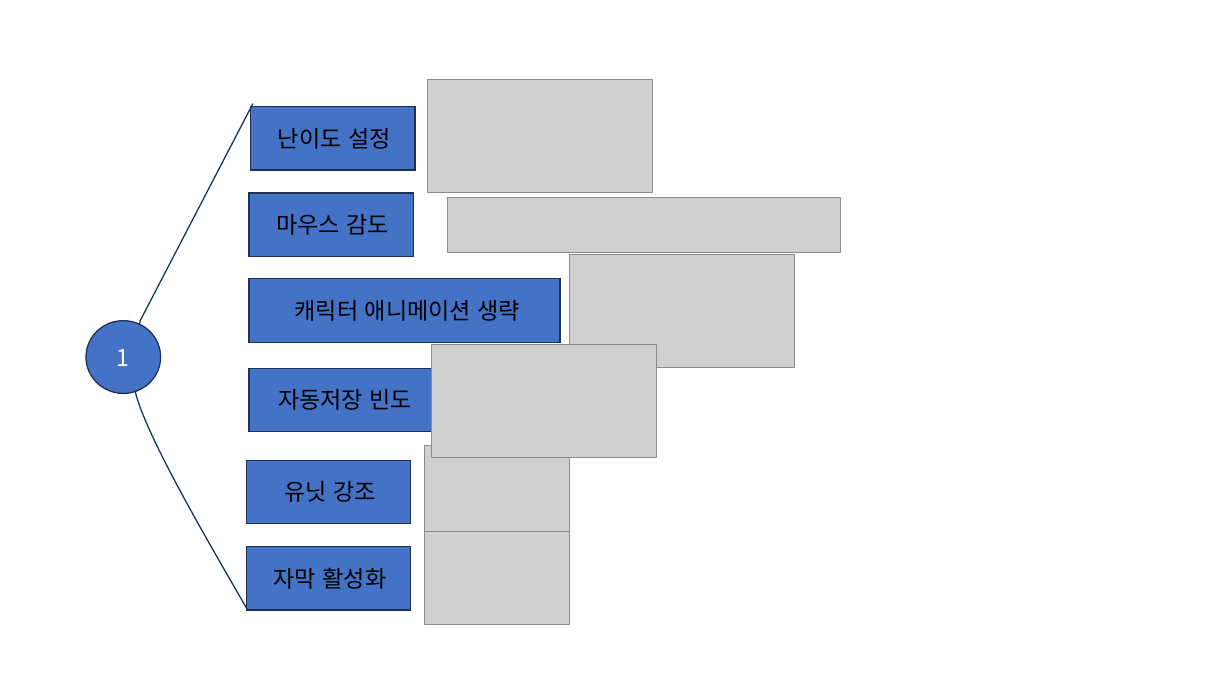
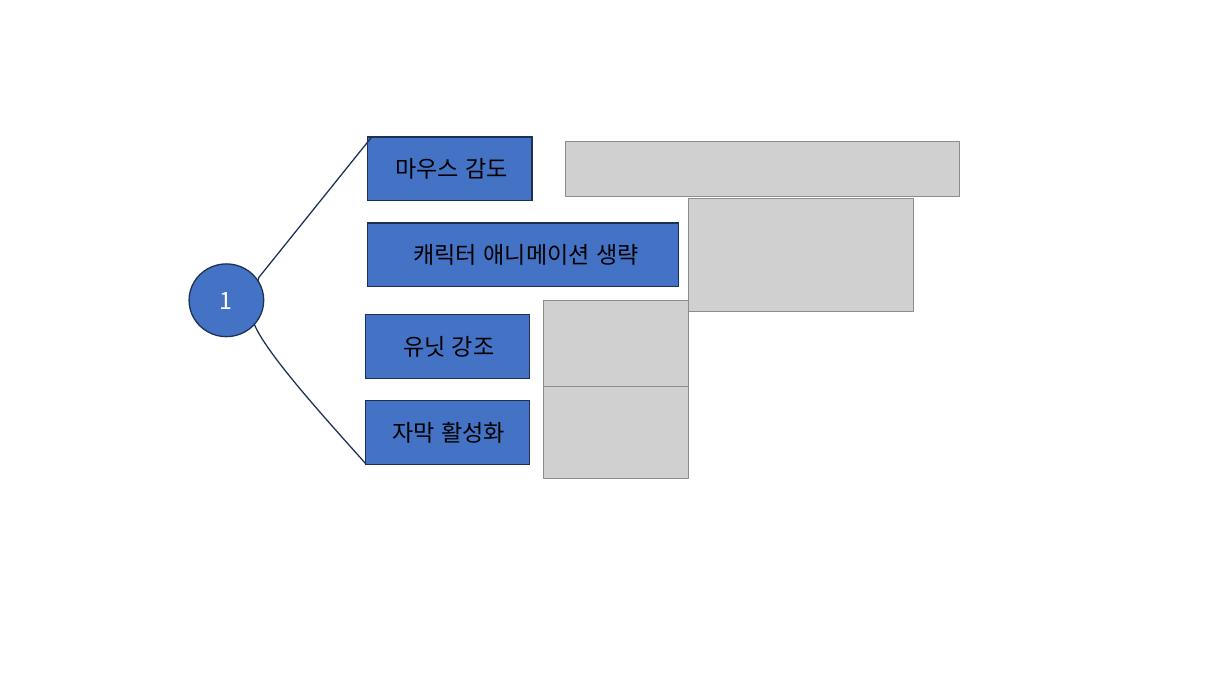
Before and after one commit to FChaGD/Project-is-FCha-Document, a slide deck: slide 1 of 시스템 기획/아웃배틀 옵션/자료/게임 플레이.pptx. Drawn at 1232x693 pixels with LibreOffice and Linux fonts; fonts in the diff are those of the drawing; grey boxes stand for pictures. Boxes give left, top, right and bottom in pixels: in the first picture for what was removed or moved away, otherwise in the second. Text is boxed around its words. In the diff, an @@ line names an element or a change of style, - is before the commit and + after.

Commit message:
20251027 차경환
설정 기획 마무리

```diff
--- a/시스템 기획/아웃배틀 옵션/자료/게임 플레이.pptx
+++ b/시스템 기획/아웃배틀 옵션/자료/게임 플레이.pptx
@@ picture removed at <box>428,79,653,193</box> @@
@@ rectangle removed at <box>250,106,415,170</box> @@
@@ freeform shape: place and size @@
-freeform shape at <box>132,104,253,609</box>
+freeform shape at <box>250,137,372,464</box>
@@ text removed at <box>278,128,391,149</box> @@
-난이도 설정
@@ 2 pictures, 2 texts, 2 rectangles: place and size @@
-2 pictures, 2 texts, 2 rectangles at <box>250,193,841,368</box>
+2 pictures, 2 texts, 2 rectangles at <box>368,137,959,312</box>
@@ ellipse "1": place and size @@
-ellipse "1" at <box>86,321,161,394</box>
+ellipse "1" at <box>189,264,264,337</box>
@@ picture removed at <box>432,345,656,458</box> @@
@@ rectangle removed at <box>250,368,438,432</box> @@
@@ text removed at <box>278,389,413,410</box> @@
-자동저장 빈도
@@ 2 pictures, 2 texts, 2 rectangles: place and size @@
-2 pictures, 2 texts, 2 rectangles at <box>247,445,570,625</box>
+2 pictures, 2 texts, 2 rectangles at <box>365,300,689,479</box>
```
Also in this commit, not shown: 10 other files.
